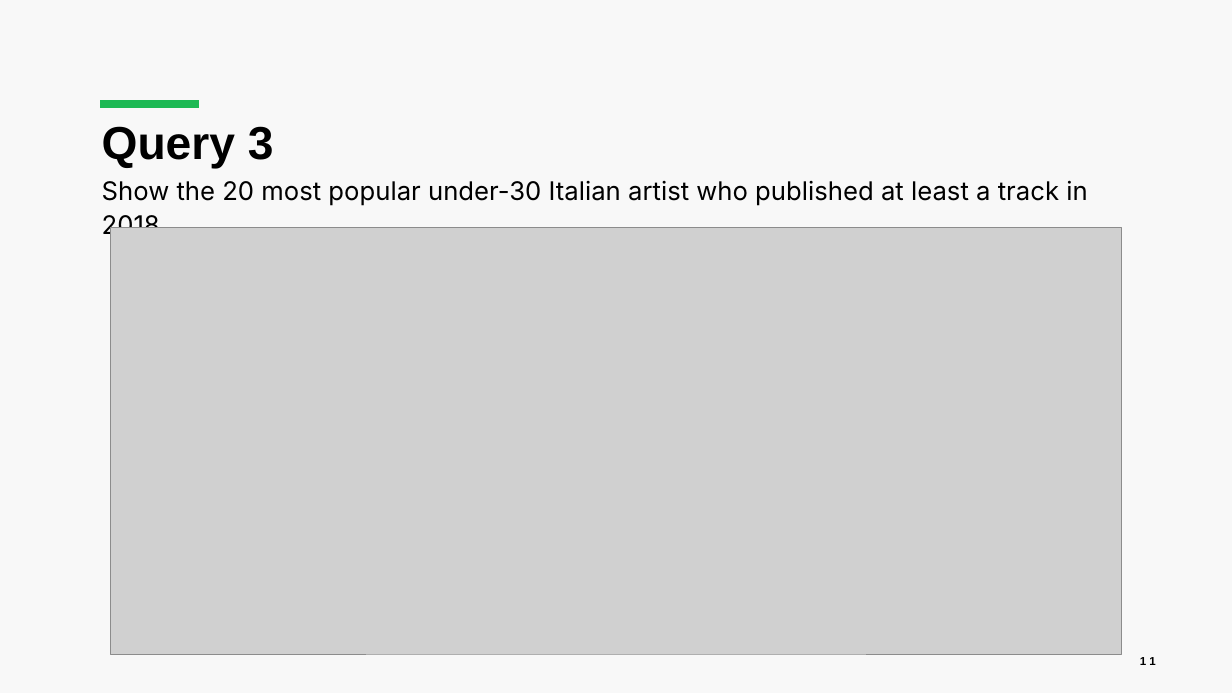
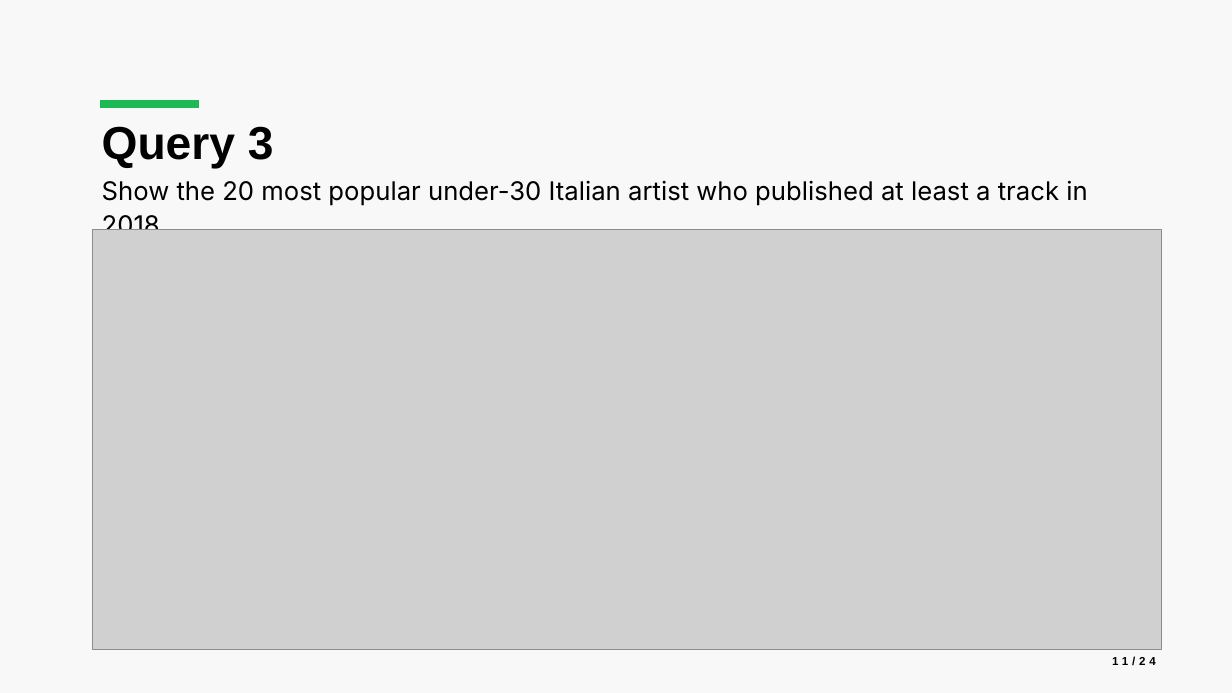
Before and after one commit to luca-martinelli-09/spotify-lod, a slide deck: slide 11 of Spotify_Presentation.pptx. Drawn at 1232x693 pixels with LibreOffice and Linux fonts; fonts in the diff are those of the drawing; grey boxes stand for pictures. Boxes give left, top, right and bottom in pixels: in the first picture for what was removed or moved away, otherwise in the second. Text is boxed around its words. In the diff, an @@ line names an element or a change of style, - is before the commit and + after.

```diff
--- a/Spotify_Presentation.pptx
+++ b/Spotify_Presentation.pptx
@@ picture: place and size @@
-picture at [111,227,1122,654]
+picture at [92,230,1162,651]
@@ page number at [1112,656,1156,666]: text changed @@
-11
+11/24
```
Also in this commit, not shown: 9 other slides changed, 2 other files.
